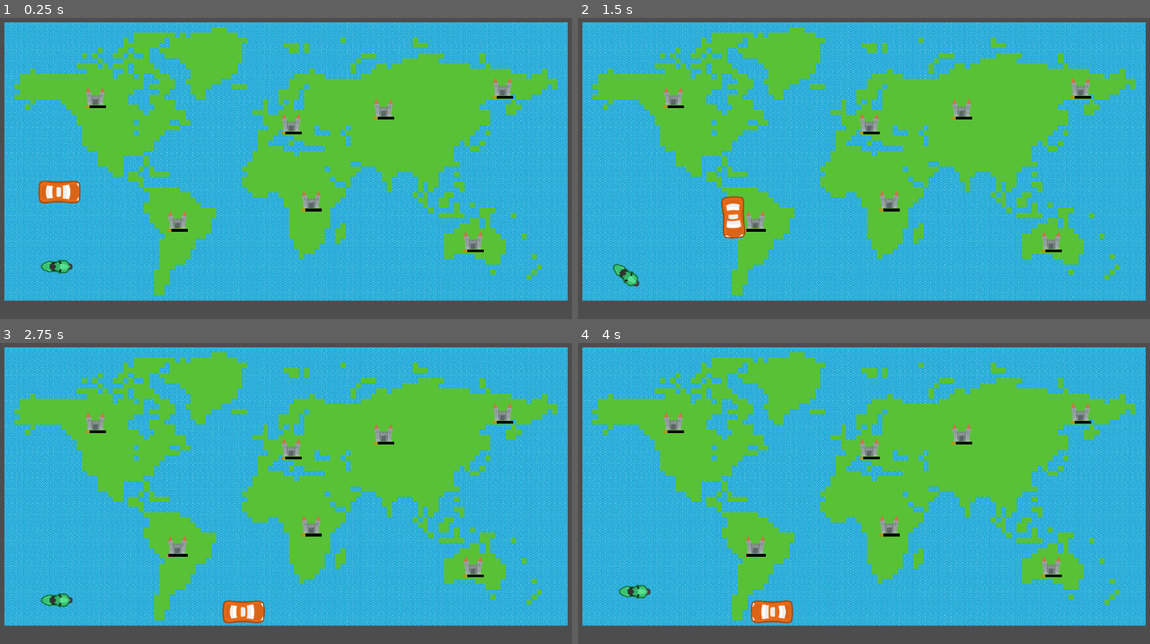
Above: before the commit, frames 1-4 (two rows, left to right).
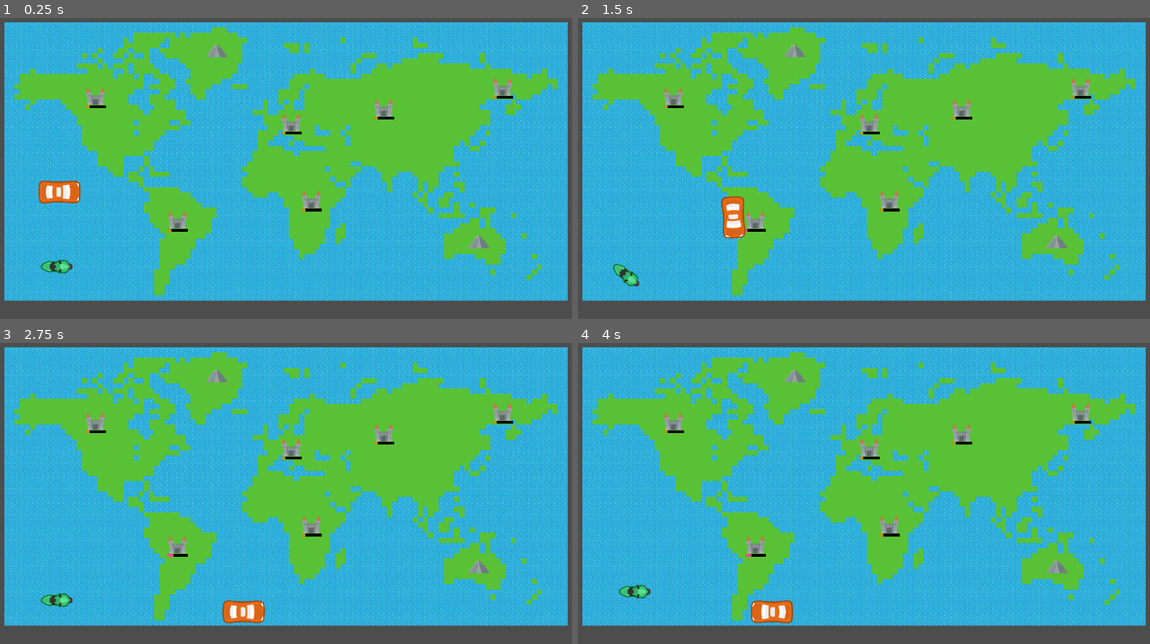
Above: after the commit, the same moments.

Repository: Salzsammler-Studios/energy-racer
Game: Godot game, scene res://scenes/world.tscn
The game is run twice, just before and just after one commit, with the same random seed, the same clock (stepped at 60 frames per second) and the same inputs.
Inputs:
- Up to frame 1 (0.25 s): no input
- Up to frame 2 (1.5 s): tap Enter at 0.5 s; hold D (right) 0.53-1.28 s; tap Down (down2) at 0.6 s; hold S (down) from 1.28 s (still down); tap Left (left2) at 1.35 s
- Up to frame 3 (2.75 s): release S (down) at 2.03 s; hold D (right) from 2.03 s (still down); tap Right (right2) at 2.1 s
- Up to frame 4 (4 s): release D (right) at 2.78 s; hold Space (accellerate) 2.78-3.53 s; tap Up (up2) at 2.85 s; hold A (left) from 3.53 s (still down); tap Down (down2) at 3.6 s

The runs differ from the first frame. In frame 1, 0.3% of the frame differs, in the area x 36-86%, y 8-78%; in frame 2, 0.3%; in frame 3, 0.3%, in the area x 29-86%, y 8-78%; in frame 4, 0.3%.

Commit message:
feat: add gasStation

Diff:
--- /dev/null
+++ b/Scenes/gasStation.tscn
@@ -0,0 +1,21 @@
+[gd_scene load_steps=4 format=3 uid="uid://7swkx11biivn"]
+
+[ext_resource type="Script" path="res://scripts/gasStation.gd" id="1_7oyd8"]
+[ext_resource type="Texture2D" uid="uid://db4ojrs781v36" path="res://assets/reservoir/temple.png" id="2_a38ok"]
+
+[sub_resource type="RectangleShape2D" id="RectangleShape2D_hpyfl"]
+size = Vector2(70, 44)
+
+[node name="gasStation" type="Area2D"]
+script = ExtResource("1_7oyd8")
+
+[node name="Sprite2D" type="Sprite2D" parent="."]
+scale = Vector2(0.3, 0.3)
+texture = ExtResource("2_a38ok")
+
+[node name="CollisionShape2D" type="CollisionShape2D" parent="."]
+position = Vector2(0, 1)
+shape = SubResource("RectangleShape2D_hpyfl")
+
+[connection signal="body_entered" from="." to="." method="_on_body_entered"]
+[connection signal="body_exited" from="." to="." method="_on_body_exited"]
--- a/Scenes/reservoir.tscn
+++ b/Scenes/reservoir.tscn
@@ -39,7 +39,7 @@
 "
 
 [sub_resource type="RectangleShape2D" id="RectangleShape2D_qkrrx"]
-size = Vector2(63, 56)
+size = Vector2(126, 95)
 
 [sub_resource type="StyleBoxFlat" id="StyleBoxFlat_bp83r"]
 bg_color = Color(0, 0, 0, 1)
@@ -55,7 +55,7 @@
 texture = ExtResource("1_tgpbg")
 
 [node name="CollisionShape2D" type="CollisionShape2D" parent="."]
-position = Vector2(0.5, 0)
+position = Vector2(1, 4.5)
 shape = SubResource("RectangleShape2D_qkrrx")
 
 [node name="ProgressBar" type="ProgressBar" parent="."]
--- a/scenes/world.tscn
+++ b/scenes/world.tscn
@@ -18,6 +18,7 @@
 [ext_resource type="PackedScene" uid="uid://cc7cik7oud4yc" path="res://Scenes/playerCar.tscn" id="16_5riqm"]
 [ext_resource type="PackedScene" uid="uid://6n682f01a30b" path="res://Scenes/playerBycicle.tscn" id="16_45rk0"]
 [ext_resource type="PackedScene" uid="uid://dq5f3vup72hen" path="res://Scenes/reservoir.tscn" id="16_c78ui"]
+[ext_resource type="PackedScene" uid="uid://7swkx11biivn" path="res://Scenes/gasStation.tscn" id="19_6ljgu"]
 
 [sub_resource type="TileSetAtlasSource" id="TileSetAtlasSource_vgxja"]
 texture = ExtResource("1_lhbuj")
@@ -3871,11 +3872,14 @@
 [node name="Reservoir6" parent="." instance=ExtResource("16_c78ui")]
 position = Vector2(710, -184)
 
-[node name="Reservoir7" parent="." instance=ExtResource("16_c78ui")]
-position = Vector2(619, 293)
-
 [node name="PlayerCar" parent="." instance=ExtResource("16_5riqm")]
 position = Vector2(-661, 143)
 
 [node name="PlayerBycicle" parent="." instance=ExtResource("16_45rk0")]
 position = Vector2(-670, 375)
+
+[node name="gasStation" parent="." instance=ExtResource("19_6ljgu")]
+position = Vector2(-174, -295)
+
+[node name="gasStation2" parent="." instance=ExtResource("19_6ljgu")]
+position = Vector2(637, 298)
--- /dev/null
+++ b/scripts/gasStation.gd
@@ -0,0 +1,24 @@
+extends Area2D
+
+var isFilling = false
+var fillRate = 1
+@onready var playerCar = $"../PlayerCar"
+
+# Called when the node enters the scene tree for the first time.
+func _ready():
+	pass
+
+# Called every frame. 'delta' is the elapsed time since the previous frame.
+func _process(delta):
+	if isFilling:
+		playerCar.fill_gas_tank(fillRate * delta)
+
+
+func _on_body_entered(body):
+	if body.name == "PlayerCar":
+		isFilling = true
+
+
+func _on_body_exited(body):
+	if body.name == "PlayerCar":
+		isFilling = false
--- a/scripts/playerCar.gd
+++ b/scripts/playerCar.gd
@@ -3,7 +3,7 @@
 const MAX_SPEED = 400
 var speed : int = 400  # speed in pixels/sec
 const MAX_FUEL = 100
-var currentFuelCapacity = 100
+@export var currentFuelCapacity = 100
 var fuelDepletionRate = 1 # fuel depletion in sec
 
 
@@ -30,3 +30,7 @@
 
 func get_reservoir_filling_rate():
 	return currentFuelCapacity / MAX_FUEL * -1
+
+func fill_gas_tank(amount: float):
+	currentFuelCapacity += amount
+	print(currentFuelCapacity)
Not shown: 1 places in scenes/world.tscn that only renumber resources
